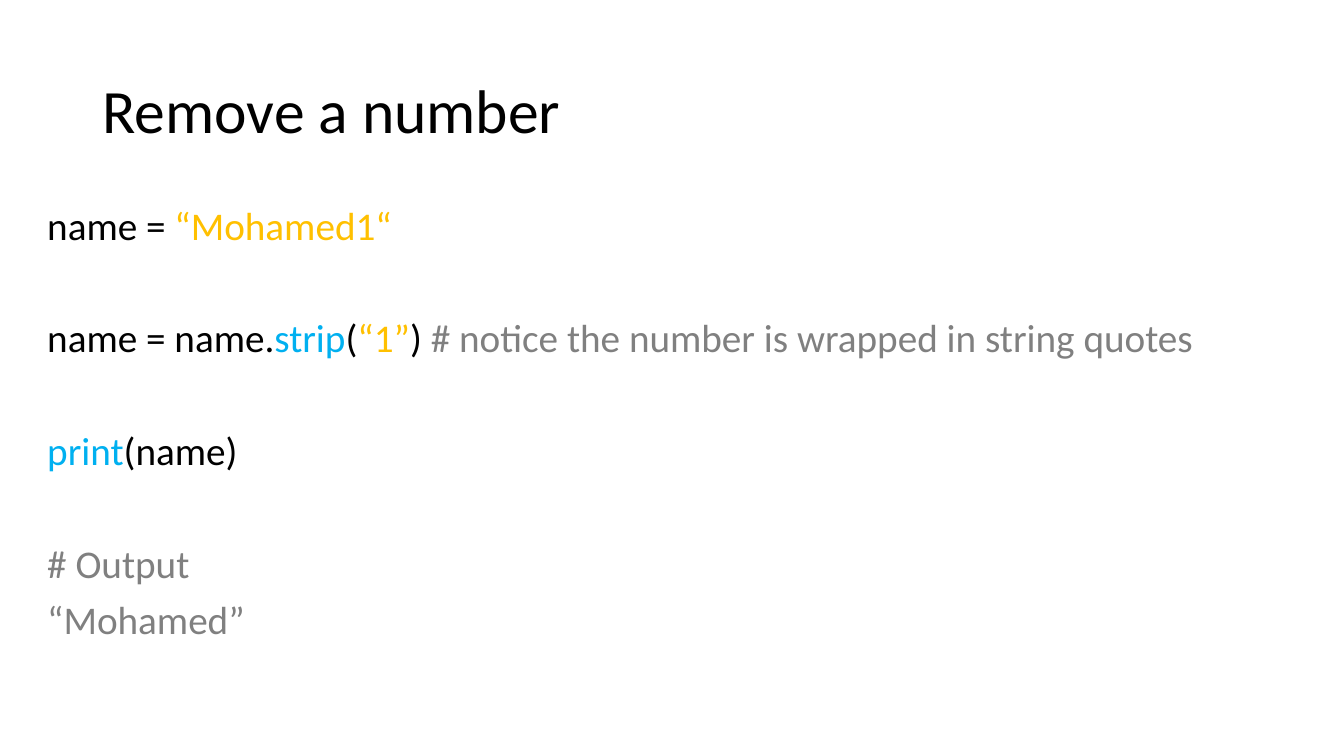
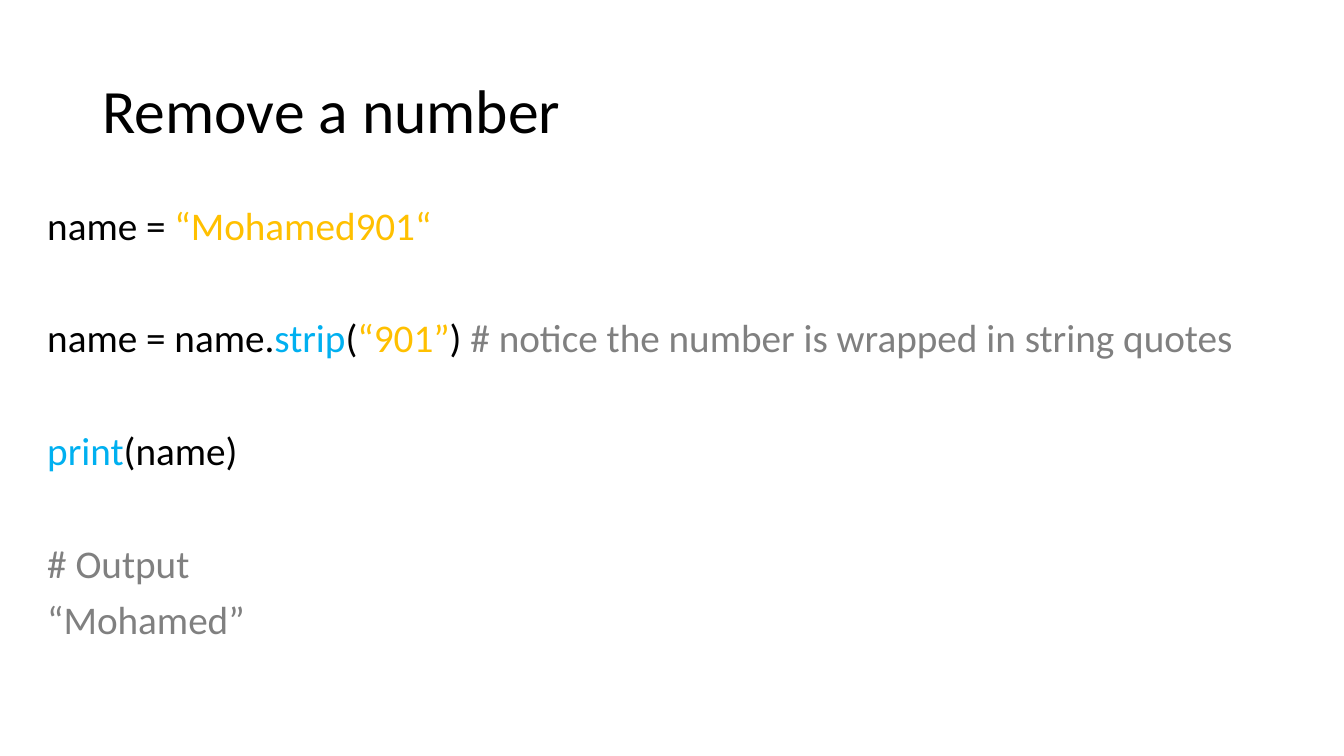
Before and after one commit to Bitwise-01/LearnPython, a slide deck: slide 5 of Intermediate/7_Built_in_functions/strip/notes.pptx. Drawn at 1344x756 pixels with LibreOffice and Linux fonts; fonts in the diff are those of the drawing. Boxes give left, top, right and bottom in pixels: in the first picture for what was removed or moved away, otherwise in the second. Text is boxed around its words. In the diff, an @@ line names an element or a change of style, - is before the commit and + after.

```diff
--- a/Intermediate/7_Built_in_functions/strip/notes.pptx
+++ b/Intermediate/7_Built_in_functions/strip/notes.pptx
@@ text at box(47, 212, 1232, 359): text changed @@
-name = “Mohamed1“
-name = name.strip(“1”) # notice the number is wrapped in string quotes
+name = “Mohamed901“
+name = name.strip(“901”) # notice the number is wrapped in string quotes
```
